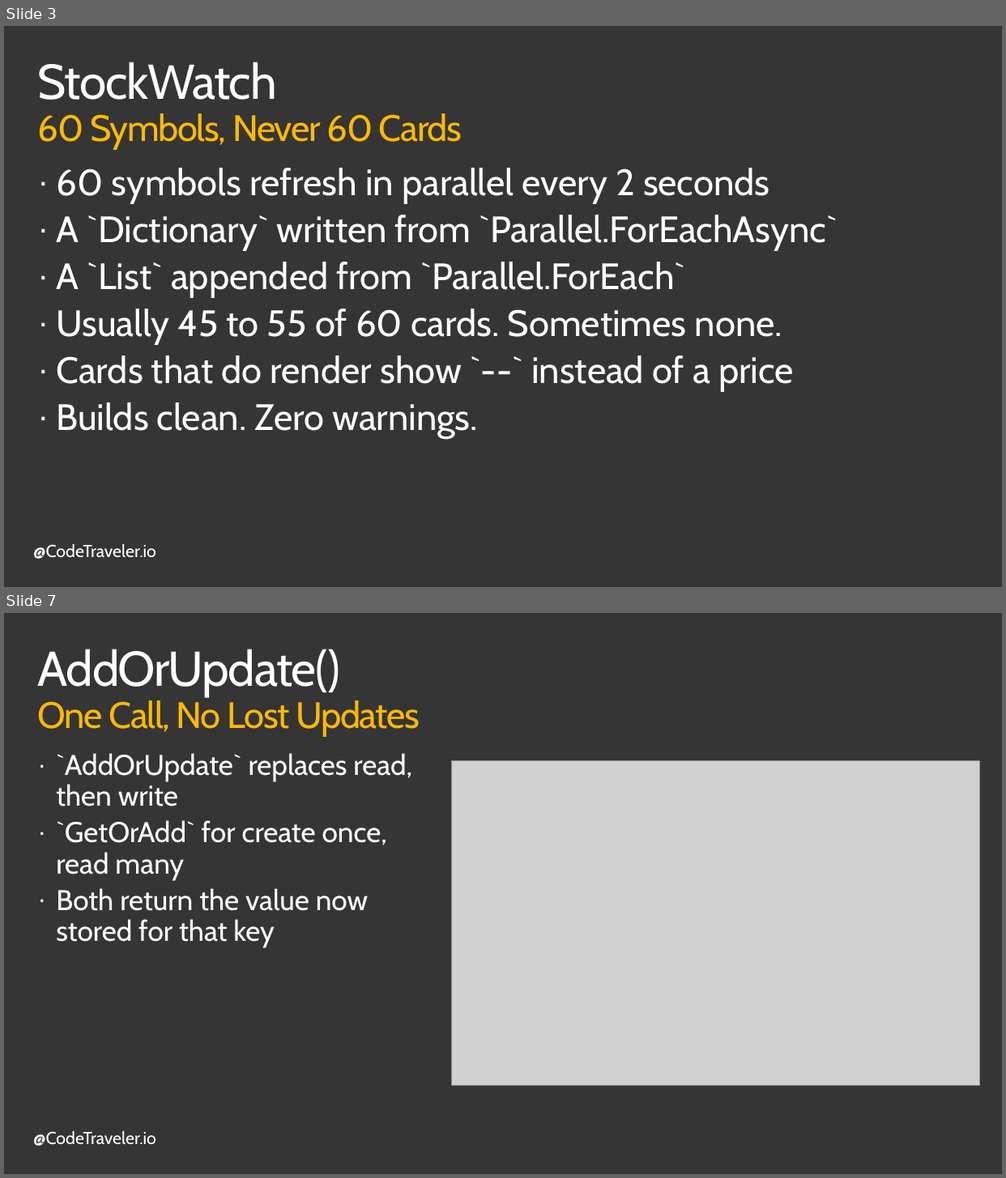
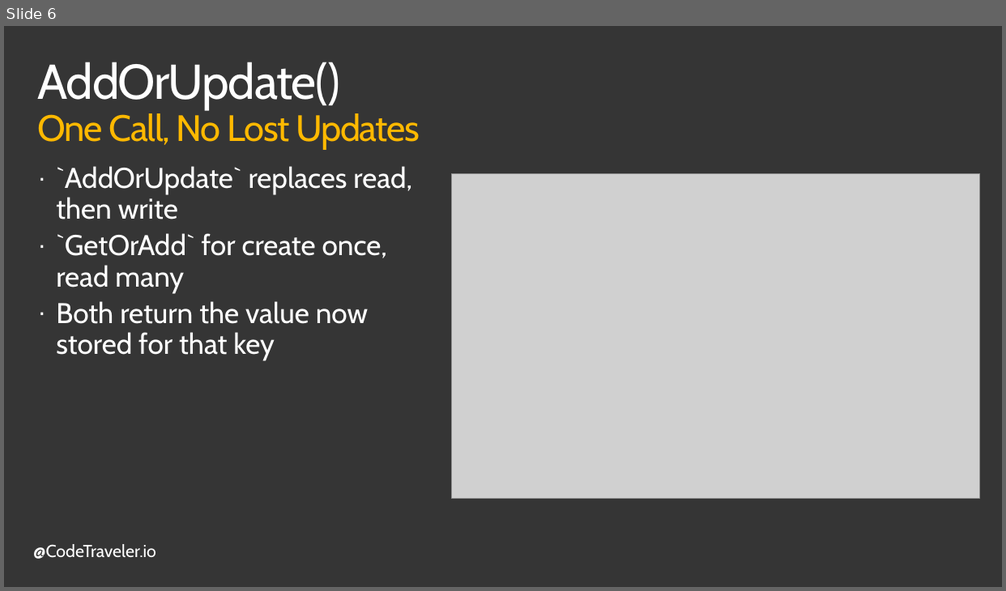
Before and after one commit to TheCodeTraveler/BecomeAnExpertWithAsyncAwait, a slide deck: 8. Concurrent Collections/ConcurrentCollections.pptx. Shown one above the other, each under a label of ours: slides 3 and 7 before the commit, slide 6 after it; the slides between them are not shown. The pictures are 1006x1178 and 1006x591 pixels, drawn with LibreOffice and Linux fonts; fonts in the diff are those of the drawing; grey boxes stand for pictures; background and template pictures are left out. Boxes give left, top, right and bottom in pixels: in the first picture for what was removed or moved away, otherwise in the second. Text is boxed around its words. In the diff, an @@ line names an element or a change of style, - is before the commit and + after.

```diff
--- a/8. Concurrent Collections/ConcurrentCollections.pptx
+++ b/8. Concurrent Collections/ConcurrentCollections.pptx
@@ slide 3 removed at [4,26,1002,587], background #353535; not listed: 1 template element that a slide beside it also shows @@
@@ title removed at [38,62,462,150] @@
-StockWatch
-60 Symbols, Never 60 Cards
@@ text removed at [56,168,837,439] @@
-· 60 symbols refresh in parallel every 2 seconds
-· A `Dictionary` written from `Parallel.ForEachAsync`
-· A `List` appended from `Parallel.ForEach`
-· Usually 45 to 55 of 60 cards. Sometimes none.
-· Cards that do render show `--` instead of a price
-· Builds clean. Zero warnings.
@@ what was slide 7 is now slide 6 @@
```
Also in this commit, not shown: 9 slides changed, 1 other file.
